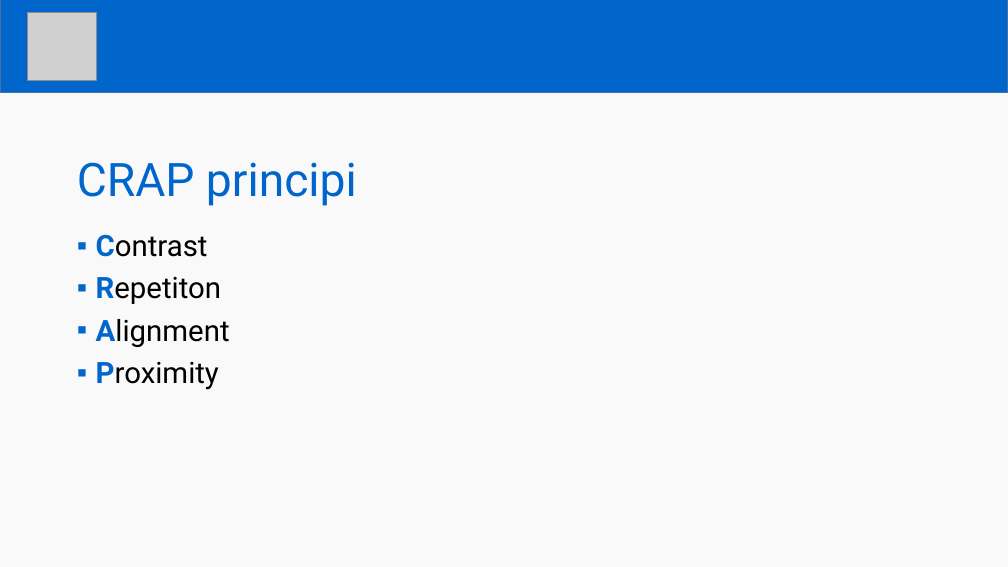
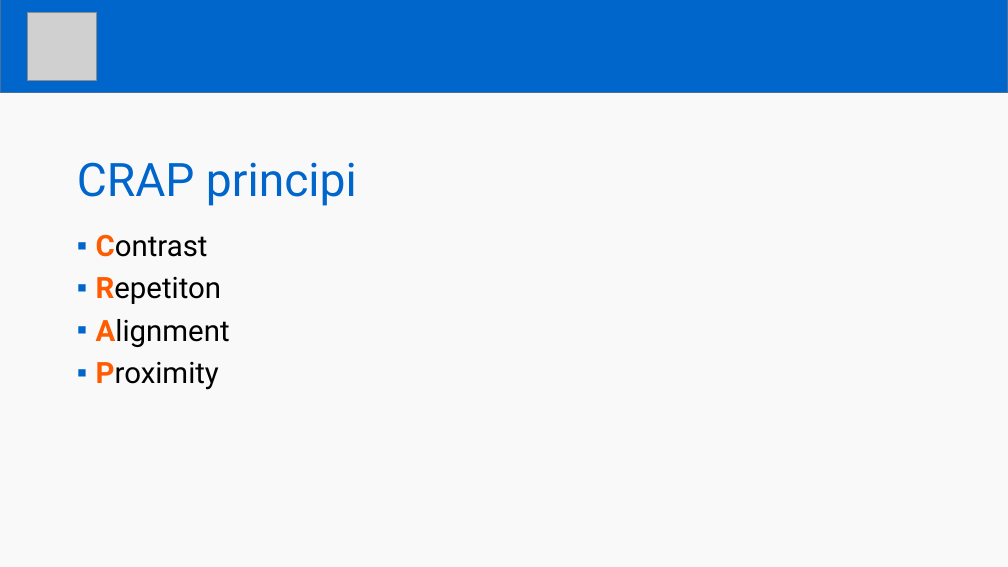
Before and after one commit to mirkobraic/HCIProject, a slide deck: slide 27 of docs/obrana/extreme-sports.pptx (slide 9 before the commit). Drawn at 1008x567 pixels with LibreOffice and Linux fonts; fonts in the diff are those of the drawing; grey boxes stand for pictures. Boxes give left, top, right and bottom in pixels: in the first picture for what was removed or moved away, otherwise in the second. Text is boxed around its words. In the diff, an @@ line names an element or a change of style, - is before the commit and + after.

```diff
--- a/docs/obrana/extreme-sports.pptx
+++ b/docs/obrana/extreme-sports.pptx
@@ text "Contrast" at [96, 234, 230, 390]: text colour #0066CC to #FF5C01 in "Contrast", "Repetiton", "Alignment", "Proximity" @@
```
Also in this commit, not shown: 3 other slides changed, 18 slides added, 2 other files.
